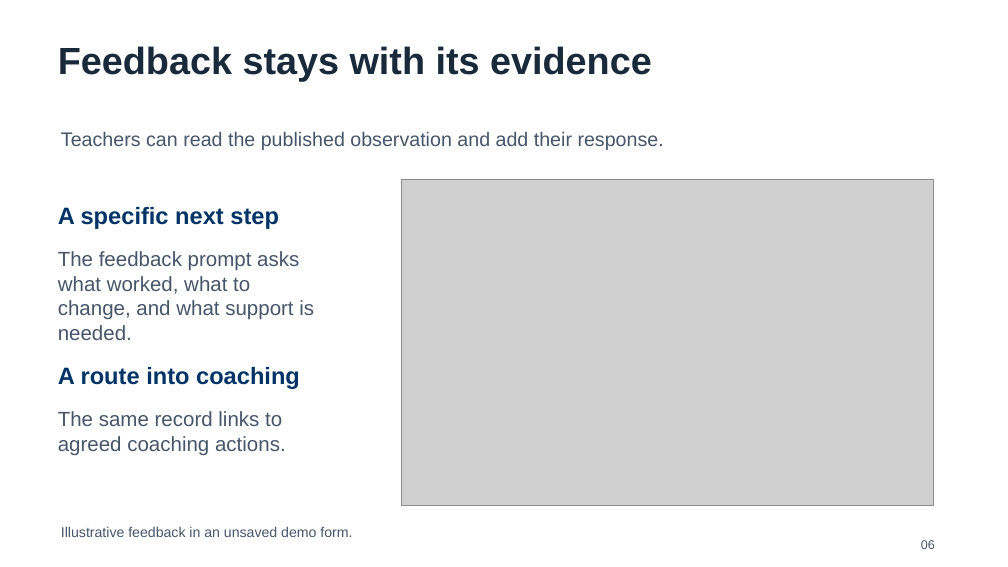
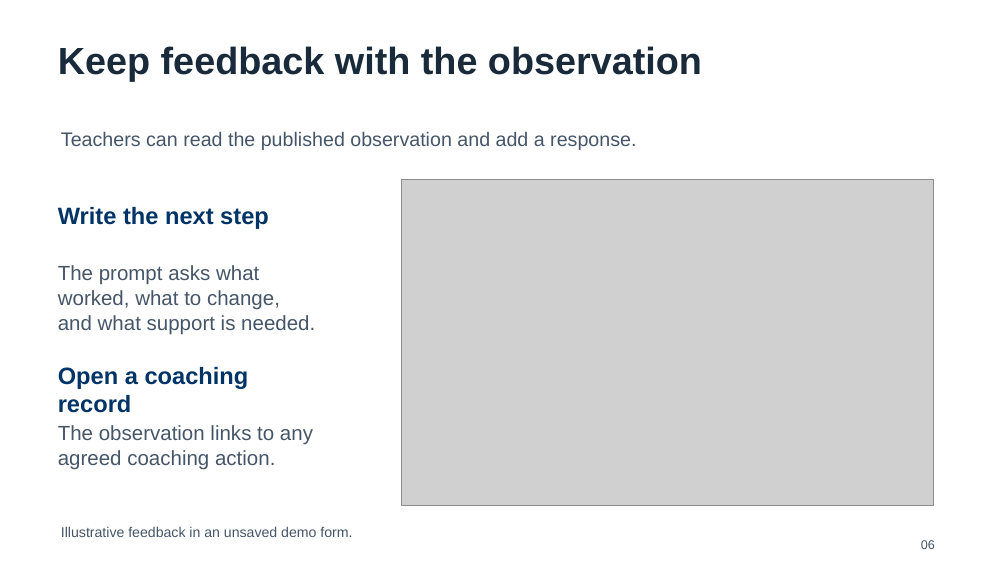
Before and after one commit to bodangren/ra-math-advantage, a slide deck: slide 6 of outputs/danielson-slt_20260907/output/HDKWA-Danielson-SLT-Feature-Review-Final.pptx. Drawn at 1008x567 pixels with LibreOffice and Linux fonts; fonts in the diff are those of the drawing; grey boxes stand for pictures. Boxes give left, top, right and bottom in pixels: in the first picture for what was removed or moved away, otherwise in the second. Text is boxed around its words. In the diff, an @@ line names an element or a change of style, - is before the commit and + after.

```diff
--- a/outputs/danielson-slt_20260907/output/HDKWA-Danielson-SLT-Feature-Review-Final.pptx
+++ b/outputs/danielson-slt_20260907/output/HDKWA-Danielson-SLT-Feature-Review-Final.pptx
@@ text at [58, 46, 702, 81]: text changed @@
-Feedback stays with its evidence
+Keep feedback with the observation
@@ text at [61, 131, 636, 150]: text changed @@
-Teachers can read the published observation and add their response.
+Teachers can read the published observation and add a response.
@@ text at [58, 207, 269, 229]: text changed @@
-A specific next step
+Write the next step
@@ text at [58, 265, 315, 335]: text changed @@
-The feedback prompt asks what worked, what to change, and what support is needed.
+The prompt asks what worked, what to change, and what support is needed.
@@ text at [58, 367, 249, 413]: text changed @@
-A route into coaching
+Open a coaching record
@@ text at [58, 425, 313, 470]: text changed @@
-The same record links to agreed coaching actions.
+The observation links to any agreed coaching action.
```
Also in this commit, not shown: 15 other slides changed, 2 slides added, 1 slide removed.
